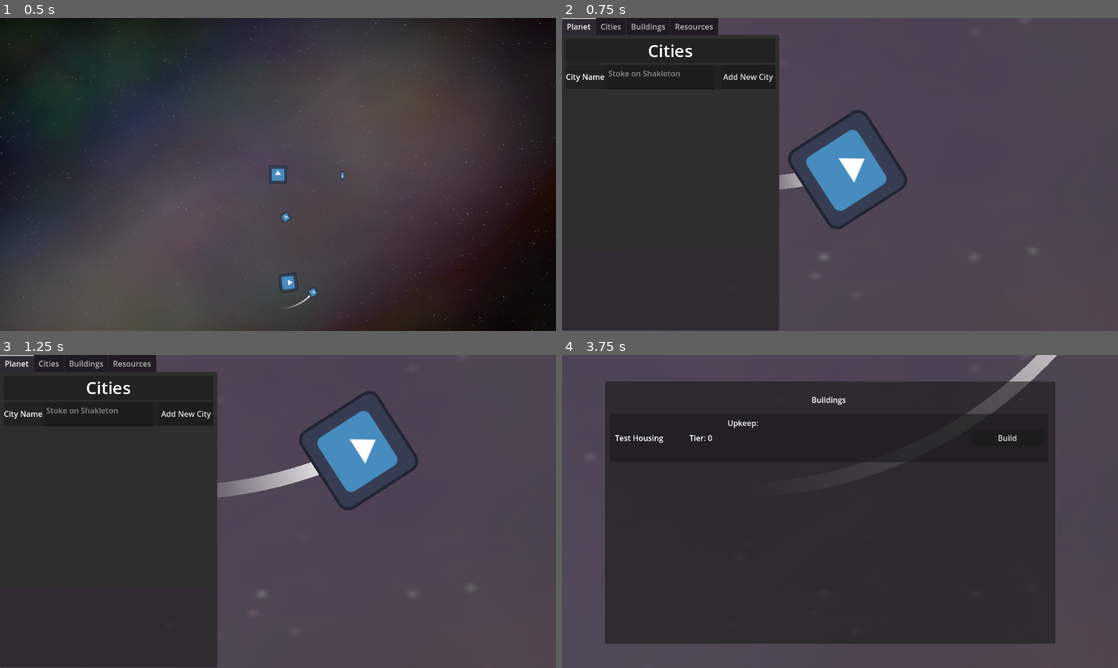
Above: before the commit, frames 1-4 (two rows, left to right).
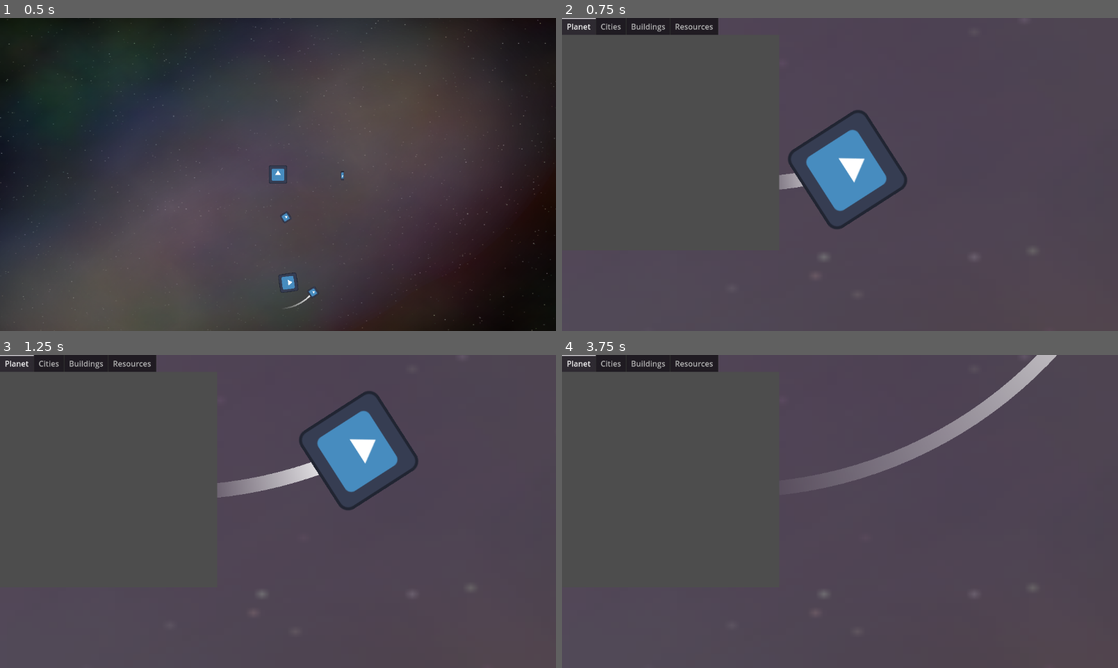
Above: after the commit, the same moments.

Repository: IsaacdmDunn/OrbitTTD
Game: Godot game, scene res://game.tscn
The game is run twice, just before and just after one commit, with the same random seed, the same clock (stepped at 60 frames per second) and the same inputs. The engine's default icon, where the game draws it, is replaced by a stand-in: a white triangle on a blue panel in a dark square.
Inputs (mouse positions are in pixels of both pictures, inside the frame that each line leads up to):
- Up to frame 1 (0.5 s): no input
- Up to frame 2 (0.75 s): move the mouse to (845, 218) at 0.52 s; hold S (MoveCameraDown) from 0.53 s (still down); click (845, 218) at 0.67 s
- Up to frame 3 (1.25 s): keep holding S (MoveCameraDown)
- Up to frame 4 (3.75 s): release S (MoveCameraDown) at 1.25 s; click (751, 414) at 1.25 s, where only the run before the commit has a clickable "Add New City"; click (751, 414) at 2 s, where only the run before the commit has a clickable "Add New City"; click (756, 452) at 2.77 s; click (1023, 592) at 3.5 s, where only the run before the commit has a clickable "New Building"

Frame 1 is identical in both runs. In frame 2, 37% of the frame differs, in the area x 0-39%, y 5-100%; in frame 3, 37%; in frame 4, 69%, in the area x 0-89%, y 0-93%.

Commit message:
add resource UI
added resource ui for planets using data from each city

bug found on earth (sol id 4) being out of bounds of sol group

Diff:
--- /dev/null
+++ b/orbitttd/Prefabs/UI/ResourcesUI.tscn
@@ -0,0 +1,53 @@
+[gd_scene load_steps=3 format=3 uid="uid://3veuinfhx6va"]
+
+[ext_resource type="Script" uid="uid://d28bhe7hns5a4" path="res://scripts/UI/ResourcesUI.gd" id="1_m6axl"]
+[ext_resource type="Texture2D" uid="uid://luibggplp2ss" path="res://images/cityIcon.png" id="2_e5nts"]
+
+[node name="ResourceUI" type="Panel"]
+custom_minimum_size = Vector2(0, 96)
+script = ExtResource("1_m6axl")
+
+[node name="HBoxContainer" type="HBoxContainer" parent="."]
+layout_mode = 1
+anchors_preset = 15
+anchor_right = 1.0
+anchor_bottom = 1.0
+offset_left = 9.0
+offset_top = 6.0
+offset_right = -8.0
+offset_bottom = -4.0
+grow_horizontal = 2
+grow_vertical = 2
+
+[node name="TextureRect" type="TextureRect" parent="HBoxContainer"]
+layout_mode = 2
+texture = ExtResource("2_e5nts")
+expand_mode = 2
+stretch_mode = 5
+
+[node name="ResourceName" type="Label" parent="HBoxContainer"]
+custom_minimum_size = Vector2(150, 0)
+layout_mode = 2
+text = "Resource Name"
+
+[node name="Stored" type="Label" parent="HBoxContainer"]
+custom_minimum_size = Vector2(125, 0)
+layout_mode = 2
+text = "100000/"
+horizontal_alignment = 2
+vertical_alignment = 1
+
+[node name="Max" type="Label" parent="HBoxContainer"]
+custom_minimum_size = Vector2(120, 0)
+layout_mode = 2
+text = "100000"
+
+[node name="Gain" type="Label" parent="HBoxContainer"]
+layout_mode = 2
+text = "12/yr"
+
+[node name="Decay" type="Label" parent="HBoxContainer"]
+layout_mode = 2
+size_flags_horizontal = 10
+text = "95%"
+horizontal_alignment = 2
--- a/orbitttd/Prefabs/UI/planetUI.tscn
+++ b/orbitttd/Prefabs/UI/planetUI.tscn
@@ -1,9 +1,10 @@
-[gd_scene load_steps=6 format=3 uid="uid://bsrbqmmsmsvwy"]
+[gd_scene load_steps=7 format=3 uid="uid://bsrbqmmsmsvwy"]
 
 [ext_resource type="Script" uid="uid://cw5mhcnfuubvg" path="res://scripts/UI/PlanetUIData.gd" id="1_15rav"]
 [ext_resource type="Texture2D" uid="uid://q36yuym6hols" path="res://images/icon.svg" id="1_lpadn"]
 [ext_resource type="Script" uid="uid://cwg0ibqivcqp5" path="res://scripts/UI/PlanetInfoUI.gd" id="2_g3b2w"]
 [ext_resource type="Script" uid="uid://ownsiqcmrd0a" path="res://scripts/UI/PlanetCitiesUI.gd" id="4_g3b2w"]
+[ext_resource type="Script" uid="uid://bvrip6ps24n2m" path="res://scripts/UI/ResourcesOnPlanetUI.gd" id="5_st6hp"]
 
 [sub_resource type="StyleBoxFlat" id="StyleBoxFlat_15rav"]
 bg_color = Color(0.303233, 0.303233, 0.303233, 1)
@@ -195,6 +196,7 @@
 horizontal_alignment = 2
 
 [node name="Cities" type="Panel" parent="Panel"]
+visible = false
 layout_mode = 1
 anchors_preset = 15
 anchor_right = 1.0
@@ -278,15 +280,88 @@
 grow_vertical = 2
 
 [node name="Resources" type="Panel" parent="Panel"]
-visible = false
-layout_mode = 1
-anchors_preset = 15
-anchor_right = 1.0
-anchor_bottom = 1.0
-offset_left = -450.0
+layout_mode = 1
+anchors_preset = 15
+anchor_right = 1.0
+anchor_bottom = 1.0
+offset_left = -699.0
 offset_right = -450.0
 grow_horizontal = 2
 grow_vertical = 2
+script = ExtResource("5_st6hp")
+
+[node name="VBoxContainer" type="VBoxContainer" parent="Panel/Resources"]
+layout_mode = 1
+anchors_preset = 15
+anchor_right = 1.0
+anchor_bottom = 1.0
+offset_left = 13.0
+offset_top = 7.0
+offset_right = -11.0
+offset_bottom = -5.0
+grow_horizontal = 2
+grow_vertical = 2
+
+[node name="title panel" type="Panel" parent="Panel/Resources/VBoxContainer"]
+custom_minimum_size = Vector2(0, 50)
+layout_mode = 2
+
+[node name="Label" type="Label" parent="Panel/Resources/VBoxContainer/title panel"]
+layout_mode = 1
+anchors_preset = 15
+anchor_right = 1.0
+anchor_bottom = 1.0
+grow_horizontal = 2
+grow_vertical = 2
+theme_override_font_sizes/font_size = 24
+text = "Resources"
+horizontal_alignment = 1
+vertical_alignment = 1
+
+[node name="labels" type="Panel" parent="Panel/Resources/VBoxContainer"]
+custom_minimum_size = Vector2(0, 50)
+layout_mode = 2
+
+[node name="HBoxContainer" type="HBoxContainer" parent="Panel/Resources/VBoxContainer/labels"]
+layout_mode = 0
+offset_right = 40.0
+offset_bottom = 40.0
+
+[node name="Label" type="Label" parent="Panel/Resources/VBoxContainer/labels/HBoxContainer"]
+custom_minimum_size = Vector2(250, 0)
+layout_mode = 2
+text = "Resource"
+horizontal_alignment = 1
+vertical_alignment = 1
+
+[node name="Label2" type="Label" parent="Panel/Resources/VBoxContainer/labels/HBoxContainer"]
+custom_minimum_size = Vector2(125, 0)
+layout_mode = 2
+text = "Stored"
+horizontal_alignment = 1
+
+[node name="Label3" type="Label" parent="Panel/Resources/VBoxContainer/labels/HBoxContainer"]
+custom_minimum_size = Vector2(125, 0)
+layout_mode = 2
+text = "Max"
+
+[node name="Label4" type="Label" parent="Panel/Resources/VBoxContainer/labels/HBoxContainer"]
+custom_minimum_size = Vector2(100, 0)
+layout_mode = 2
+text = "Gain"
+
+[node name="Label5" type="Label" parent="Panel/Resources/VBoxContainer/labels/HBoxContainer"]
+layout_mode = 2
+text = "Decay"
+
+[node name="ResourcesUI" type="ScrollContainer" parent="Panel/Resources/VBoxContainer"]
+layout_mode = 2
+size_flags_vertical = 3
+
+[node name="VBoxContainer" type="VBoxContainer" parent="Panel/Resources/VBoxContainer/ResourcesUI"]
+layout_mode = 2
+size_flags_horizontal = 3
+size_flags_vertical = 3
 
 [connection signal="tab_changed" from="Panel/TabBar" to="." method="_on_tab_bar_tab_changed"]
 [connection signal="pressed" from="Panel/Cities/VBoxContainer/Add new city/HBoxContainer/Button" to="Panel/Cities" method="_on_button_pressed"]
--- a/orbitttd/scripts/Building.gd
+++ b/orbitttd/scripts/Building.gd
@@ -22,7 +22,7 @@
 func UpdateBuilding():
 
 	for resourceID in resourcesRequired.size():
-		city.resourcesStored[resourcesRequiredID[resourceID]] -= resourcesRequired[resourceID]
+		city.resourcesGain[resourcesRequiredID[resourceID]] -= resourcesRequired[resourceID]
 
 	for resourceID in resourcesRequired.size():
-		city.resourcesStored[resourcesProducedID[resourceID]] += resourcesProduced[resourceID]
+		city.resourcesGain[resourcesProducedID[resourceID]] += resourcesProduced[resourceID]
--- a/orbitttd/scripts/City.gd
+++ b/orbitttd/scripts/City.gd
@@ -4,19 +4,34 @@
 @export var pop: float
 @export var buildings: Array[Node2D]
 @export var resourcesStored: Array[float]
+@export var resourcesStoredMax: Array[float]
+@export var resourcesGain: Array[float]
+@export var resourcesDecay: Array[float]
 var birthRate: float = 2.1000001
 var deathRate: float = 2.1
 @export var cityName: String = "Default City Name"
 
 func _ready():
 	resourcesStored.resize(GameData.GameResources.size())
+	resourcesStoredMax.resize(GameData.GameResources.size())
+	resourcesGain.resize(GameData.GameResources.size())
+	resourcesDecay.resize(GameData.GameResources.size())
+
 	rotation = randf_range(0,360)
 	add_to_group("City")
 
 func _process(delta: float) -> void:
+	for r in GameData.GameResources.size():
+		resourcesGain[r] = 0
+		resourcesDecay[r] = GameData.resourceBaseDecay[r]
 	pop += pop * (birthRate - deathRate)
+
 	for building in buildings:
 		building.UpdateBuilding()
+
+	for r in GameData.GameResources.size():
+		resourcesStored[r] += resourcesGain[r]
+
 
 func AddBuilding(building):
 	buildings.append(building)
--- a/orbitttd/scripts/Data/GameData.gd
+++ b/orbitttd/scripts/Data/GameData.gd
@@ -1,6 +1,8 @@
 extends Node
 
 enum GameResources {Housing, Food, Water, Concrete, Chemicals, Metal, RareMetal, Volatiles, Fuel, Energy}
+var resourceNames = ["Housing", "Food", "Water", "Concrete", "Chemicals", "Metal", "Rare Metal", "Volatiles", "Fuel", "Energy"]
+var resourceBaseDecay = [0, 99, 0, 50, 95, 50, 75, 90, 65, 99]
 enum UIState {None, Planet, City, Building, Ship}
 var cameraTarget: Node2D = null
 
--- /dev/null
+++ b/orbitttd/scripts/UI/ResourcesOnPlanetUI.gd
@@ -0,0 +1,19 @@
+extends Panel
+
+func _ready() -> void:
+	for resourceToAdd in GameData.GameResources.size():
+		var resourceUIToAdd = UiManager.resourceUI.instantiate()
+		resourceUIToAdd.resourceName = GameData.resourceNames[resourceToAdd]
+		resourceUIToAdd.cities = $"../..".targetPlanet.cities
+		print(resourceUIToAdd.cities.size())
+		resourceUIToAdd.resourceID = resourceToAdd
+		for cities in $"../..".targetPlanet.cities:
+			resourceUIToAdd.stored += cities.resourcesStored[resourceToAdd]
+			resourceUIToAdd.max += cities.resourcesStoredMax[resourceToAdd]
+			resourceUIToAdd.gain += cities.resourcesGain[resourceToAdd]
+			resourceUIToAdd.decay += cities.resourcesDecay[resourceToAdd]
+			pass
+		$VBoxContainer/ResourcesUI/VBoxContainer.add_child(resourceUIToAdd)
+	#each resource
+		#each city resource data
+	pass
--- /dev/null
+++ b/orbitttd/scripts/UI/ResourcesUI.gd
@@ -0,0 +1,26 @@
+extends Panel
+
+var resourceTexture: Texture2D
+var resourceName: String
+var stored: float = 0
+var max: float = 0
+var gain: float = 0
+var decay: float = 0
+
+var resourceID
+var cities
+
+func _process(delta: float) -> void:
+	gain = 0
+
+	for city in cities:
+		if city.resourcesStored.size() > 0 and city.resourcesStored[0] != null:
+			print(city.resourcesStored[resourceID])
+			stored += city.resourcesStored[resourceID]
+			max += city.resourcesStoredMax[resourceID]
+			gain += city.resourcesGain[resourceID]
+	$HBoxContainer/ResourceName.text = resourceName
+	$HBoxContainer/Stored.text = str(stored) + " / "
+	$HBoxContainer/Max.text = str(max)
+	$HBoxContainer/Gain.text = str(gain) + "/Yr"
+	$HBoxContainer/Decay.text = str(decay) + "%"
--- a/orbitttd/scripts/UI/UIManager.gd
+++ b/orbitttd/scripts/UI/UIManager.gd
@@ -3,6 +3,7 @@
 @export var planetUI = preload("res://Prefabs/UI/planetUI.tscn")
 @export var addBuildingUI = preload("res://Prefabs/UI/AddNewBuilding.tscn")
 @export var buildingOption = preload("res://Prefabs/UI/BuildingOptionUI.tscn")
+@export var resourceUI = preload("res://Prefabs/UI/ResourcesUI.tscn")
 
 var openUI
 var planetTarget
Not shown, added: orbitttd/scripts/UI/ResourcesOnPlanetUI.gd.uid
Not shown, added: orbitttd/scripts/UI/ResourcesUI.gd.uid
